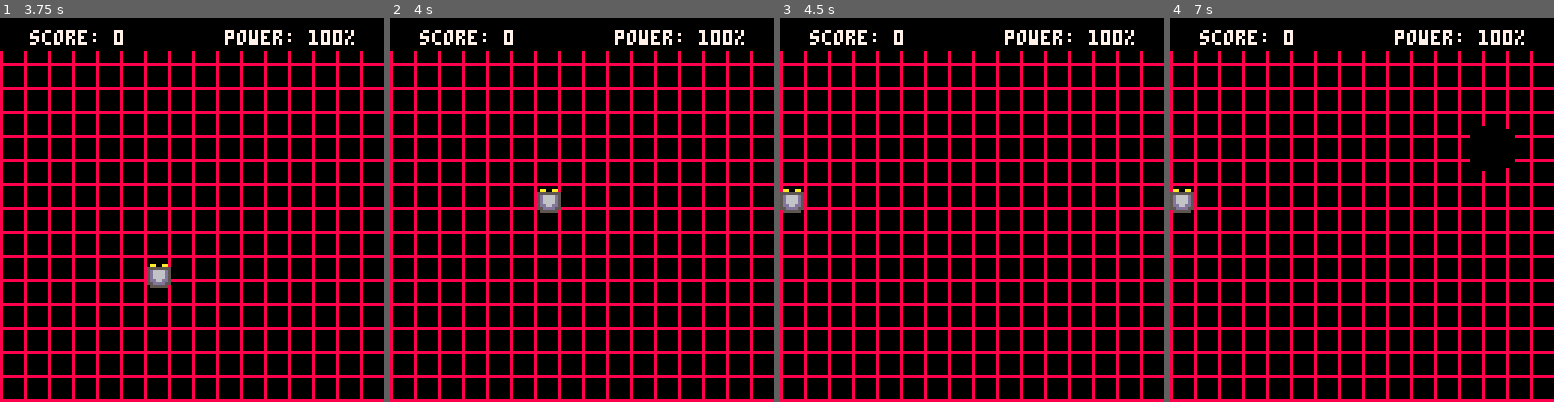
Above: before the commit, frames 1-4 (left to right).
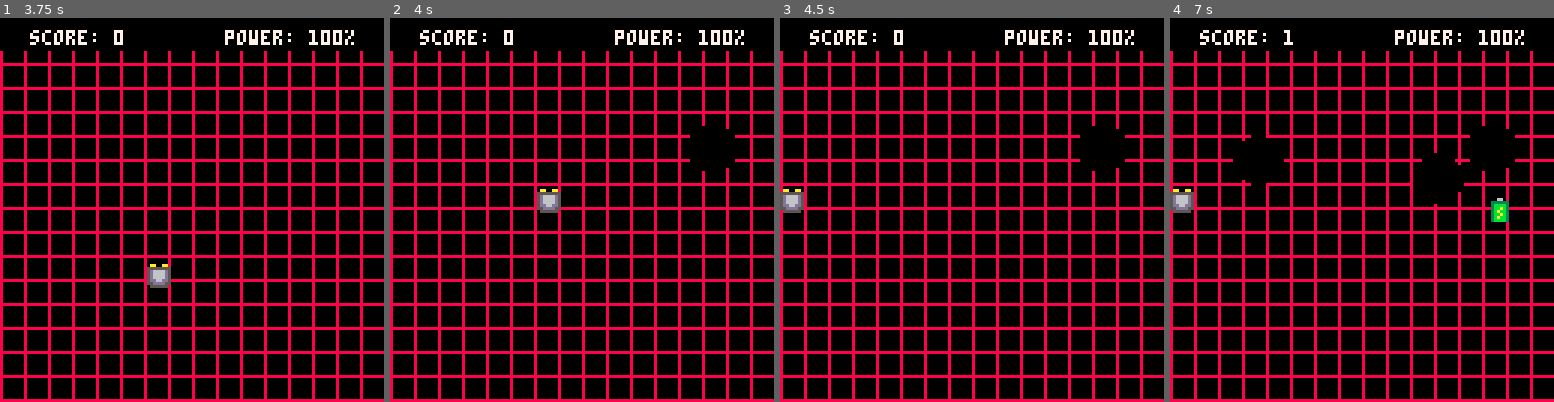
Above: after the commit, the same moments.

Repository: ojdon/1hgj-71-faulty-robot
Game: PICO-8 cartridge reversed.p8
Two runs of this game, one before a commit and one after it. Both use one fixed random seed, a clock stepped at 60 frames per second and the inputs below.
Inputs:
- Up to frame 1 (3.75 s): tap O (Z key) at 0.7, 1.7, 2.1, 2.5, 2.9, 3.3, 3.7 s; hold Right 1.6-2.1 s; hold Up 2.15-2.42 s; hold Right 2.47-3.03 s; hold Left 3.08-3.58 s; hold Down from 3.63 s (still down)
- Up to frame 2 (4 s): release Down at 3.97 s
- Up to frame 3 (4.5 s): hold Right from 4.02 s (still down); tap O (Z key) at 4.1 s
- Up to frame 4 (7 s): tap O (Z key) every 0.4 s from 4.5 to 6.9 s; release Right at 4.68 s; hold Up 4.73-5.03 s; hold Left 5.08-5.68 s; hold Down 5.73-6.03 s; hold Right 6.08-6.58 s; hold Right from 6.63 s (still down)

Frame 1 is identical in both runs. In frame 2, 0.3% of the frame differs, in the area x 78-90%, y 28-40%; in frame 3, 0.3%; in frame 4, 1.0%, in the area x 16-89%, y 3-54%.

Commit message:
Game balancing

Diff:
--- a/reversed.p8
+++ b/reversed.p8
@@ -20,8 +20,10 @@
 status = 7
 batteries = {}
 holes = {}
-batterytimer = 10 * 30
-holetimer = 5 * 30
+batterytimer = 5 * 30
+holetimer = 3 * 30
+
+spawntimer = 3 * 30
 
 -- game loop
 function _init()
@@ -78,6 +80,7 @@
 	hole.y = abs(flr(rnd(90))) + 30
 	hole.w = 15
 	hole.h = 15
+	hole.spawntimer = 1 * 30
 	if(iscolliding(hole,			 player)) then
 		spawnhole()
 	else
@@ -101,13 +104,13 @@
 
 	if(batterytimer < 0) then
 		add(batteries, spawnbattery())
-		batterytimer = 10 * 30
+		batterytimer = 5 * 30
 		lives -= 10
 	end
 
 	if(holetimer < 0) then
 		add(holes, spawnhole())
-		holetimer = 5 * 30
+		holetimer = 3 * 30
 	end
 
 	if(btn(0))then
@@ -137,7 +140,9 @@
 	end
 
 	for hole in all(holes) do
-		if(iscolliding(player, hole)) then
+		hole.spawntimer -= 1
+
+		if(iscolliding(player, hole) and hole.spawntimer < 0) then
 				player.x = 200
 				scene = 2
 		end
@@ -146,9 +151,10 @@
 	for battery in all(batteries) do
 		if(iscolliding(player, battery)) then
 				lives += 10
+				score += 1
 				battery.x = abs(flr(rnd(110))) + 10
 				battery.y = abs(flr(rnd(90))) + 30
-
+				add(holes, spawnhole())
 		end
 	end
 
Not shown, changed: index.js
Not shown, changed: reversed.p8.png
